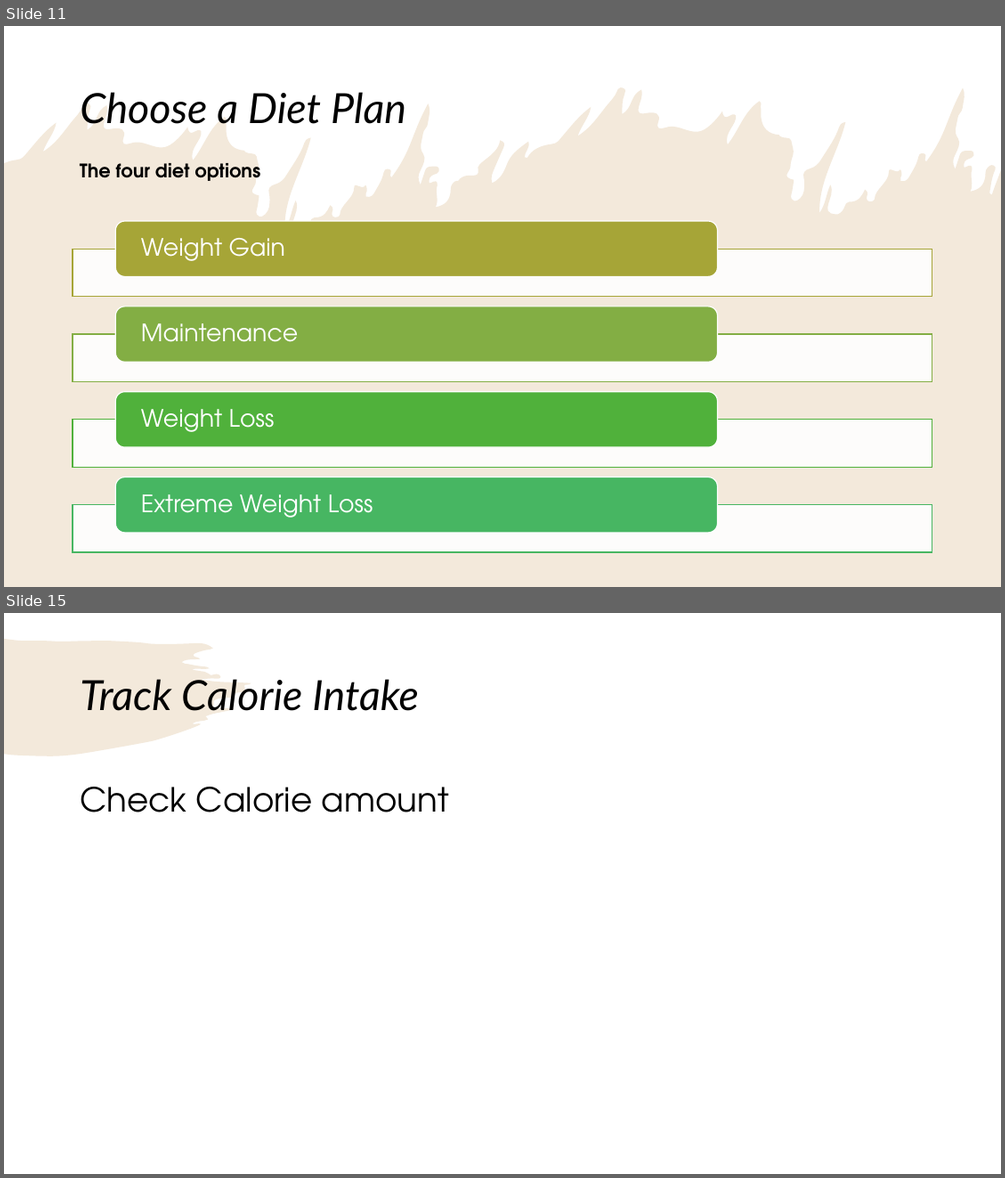
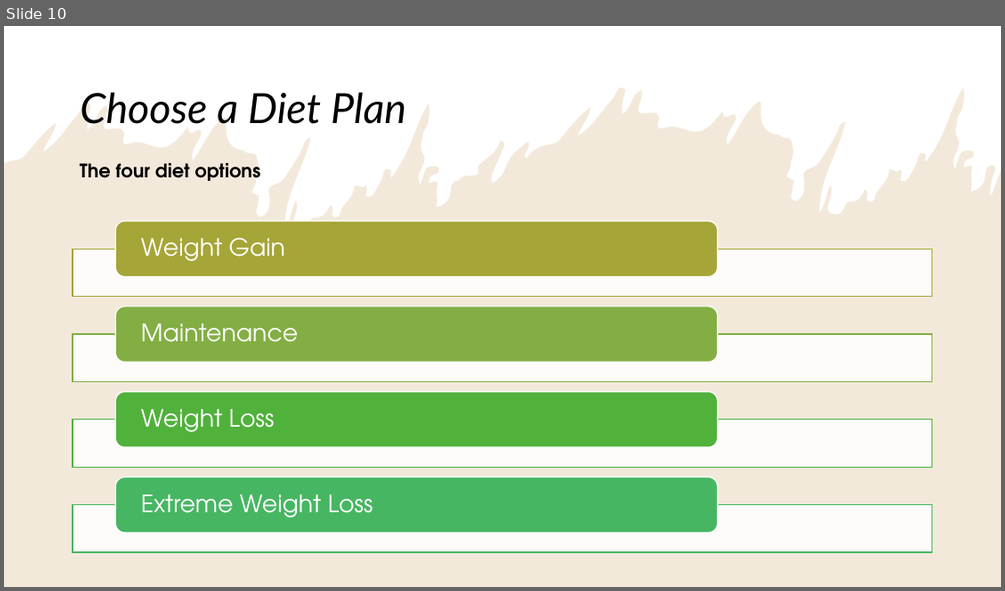
Before and after one commit to alizapeikes/CalorieCounter, a slide deck: About Calorie Counter.pptx. Shown one above the other, each under a label of ours: slides 11 and 15 before the commit, slide 10 after it; the slides between them are not shown. The pictures are 1005x1178 and 1005x591 pixels, drawn with LibreOffice and Linux fonts; fonts in the diff are those of the drawing. Boxes give left, top, right and bottom in pixels: in the first picture for what was removed or moved away, otherwise in the second. Text is boxed around its words. In the diff, an @@ line names an element or a change of style, - is before the commit and + after.

```diff
--- a/About Calorie Counter.pptx
+++ b/About Calorie Counter.pptx
@@ slide 15 removed at (x1=4, y1=613, x2=1001, y2=1174), background #FFFFFF; not listed: 1 template element that a slide beside it also shows @@
@@ title removed at (x1=80, y1=679, x2=419, y2=711) @@
-Track Calorie Intake
@@ text removed at (x1=80, y1=787, x2=449, y2=812) @@
-Check Calorie amount
@@ what was slide 11 is now slide 10 @@
```
Also in this commit, not shown: 3 slides changed, 5 slides added, 2 other slides removed.
